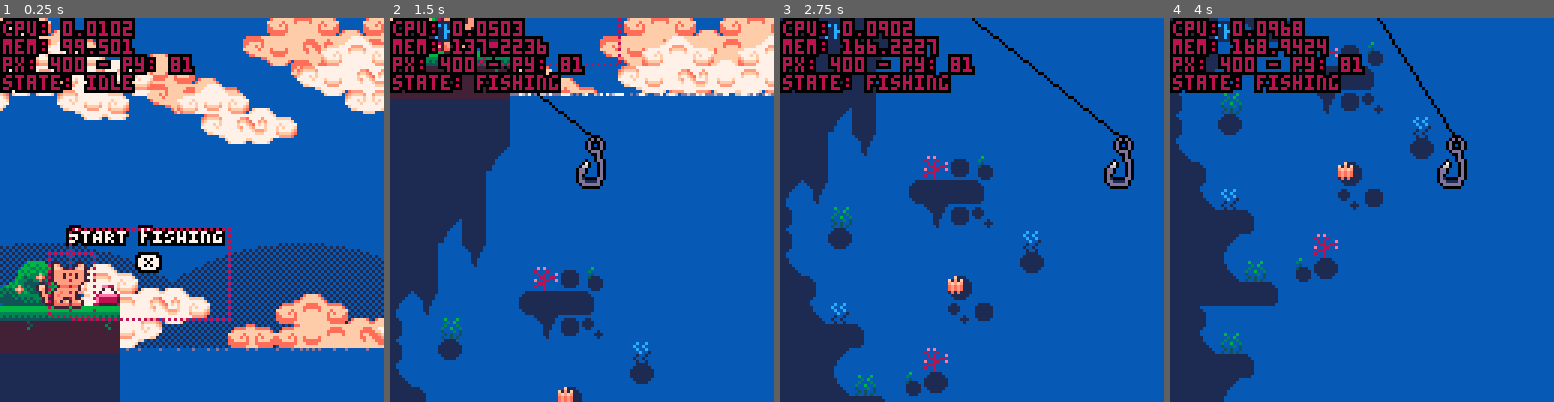
Above: before the commit, frames 1-4 (left to right).
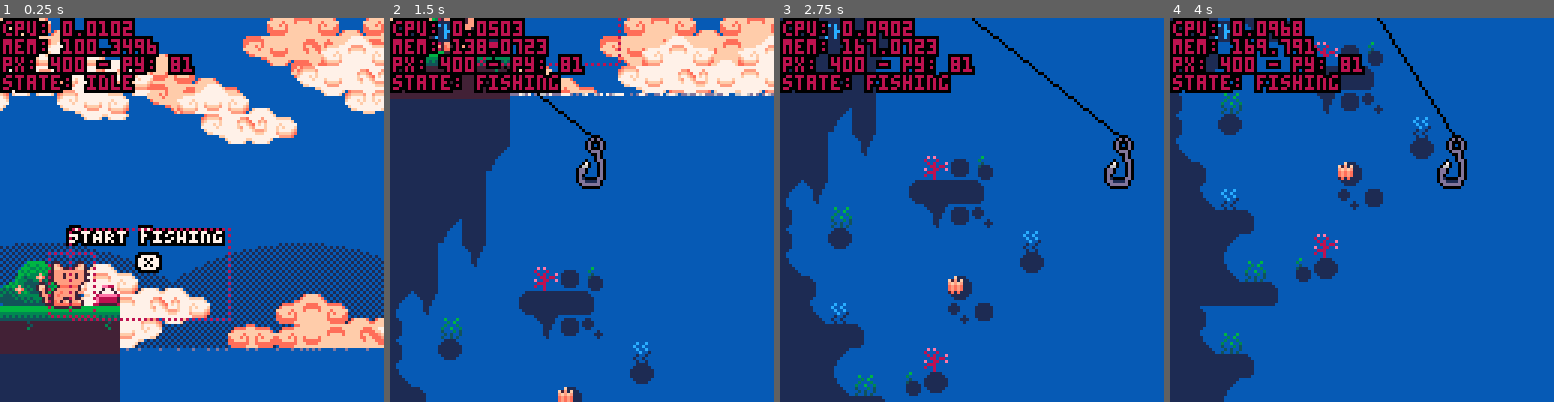
Above: after the commit, the same moments.

Repository: alexhlocke/AlexKotaFirstCart
Game: PICO-8 cartridge main_cart.p8
Two runs of this game, one before a commit and one after it. Both use one fixed random seed, a clock stepped at 60 frames per second and the inputs below.
Inputs:
- Up to frame 1 (0.25 s): no input
- Up to frame 2 (1.5 s): tap X (X key) at 0.33, 1.07 s; tap O (Z key) at 0.7 s
- Up to frame 3 (2.75 s): hold Right 1.6-2.1 s; tap O (Z key) at 1.7, 2.1, 2.5 s; tap X (X key) at 1.85 s; hold Up 2.15-2.42 s; hold Right from 2.47 s (still down)
- Up to frame 4 (4 s): tap O (Z key) at 2.9, 3.3, 3.7 s; tap X (X key) at 2.97 s; release Right at 3.03 s; hold Left 3.08-3.58 s; hold Down 3.63-3.97 s

The runs differ from the first frame. In frame 1, 0.7% of the frame differs, in the area x 15-42%, y 4-11%; in frame 2, 0.2%; in frame 3, 0.2%; in frame 4, 0.3%.

Commit message:
Player limits fixed

Diff:
--- a/main_cart.p8
+++ b/main_cart.p8
@@ -279,8 +279,6 @@
 
 -->8
 --fish
-
---★ todo: shinies
 
 --[[ fish structure
  name, scale, sprt (sprite #)
@@ -567,10 +566,9 @@
  these can change depending on
  special rooms / states
 --]]
---main_xl_limit=20
---main_xr_limit=407
-main_xl_limit=-1000
-main_xr_limit=2000
+
+main_xl_limit=0
+main_xr_limit=408
 --interior y player val
 int_y=230
 default_y=81
@@ -714,7 +712,18 @@
  cam.y=camy
 end
 
---== cat anim
+
+function set_player_limits(x1,x2)
+ --default x limits
+ x1=x1 or main_xl_limit
+ x2=x2 or main_xr_limit
+ --set player lims
+ player.xl_limit=x1
+ player.xr_limit=x2
+end
+
+
+--== cat animation ==-----------
 
 
 --cat tail sprite--
@@ -1007,18 +1016,21 @@
   ,"eNTER hOME"
   ,function()
     tp(528,int_y-20,512,128)
+    set_player_limits(513,752)
    end
   ,"home door")
  add_interactable(184,55,224,100
   ,"eNTER sHOP"
   ,function()
     tp(144,int_y-20,128,128)
+    set_player_limits(129,368)
    end
   ,"shop door")
  add_interactable(38,55,88,100
   ,"eNTER aQUARIUM"
   ,function()
     tp(784,int_y-20,768,128)
+    set_player_limits(769,1008)
    end
   ,"aquarium door")
 
@@ -1027,18 +1039,21 @@
   ,"eXIT sHOP"
   ,function()
     tp(198,default_y,128,0)
+    set_player_limits()
    end
   ,"shop exit")
  add_interactable(512,203,552,256
   ,"eXIT hOME"
   ,function()
     tp(302,default_y,128,0)
+    set_player_limits()
    end
   ,"home exit")
  add_interactable(768,203,808,256
   ,"eXIT aQUARIUM"
   ,function()
     tp(61,default_y,0,0)
+    set_player_limits()
    end
   ,"aquarium exit")
 
